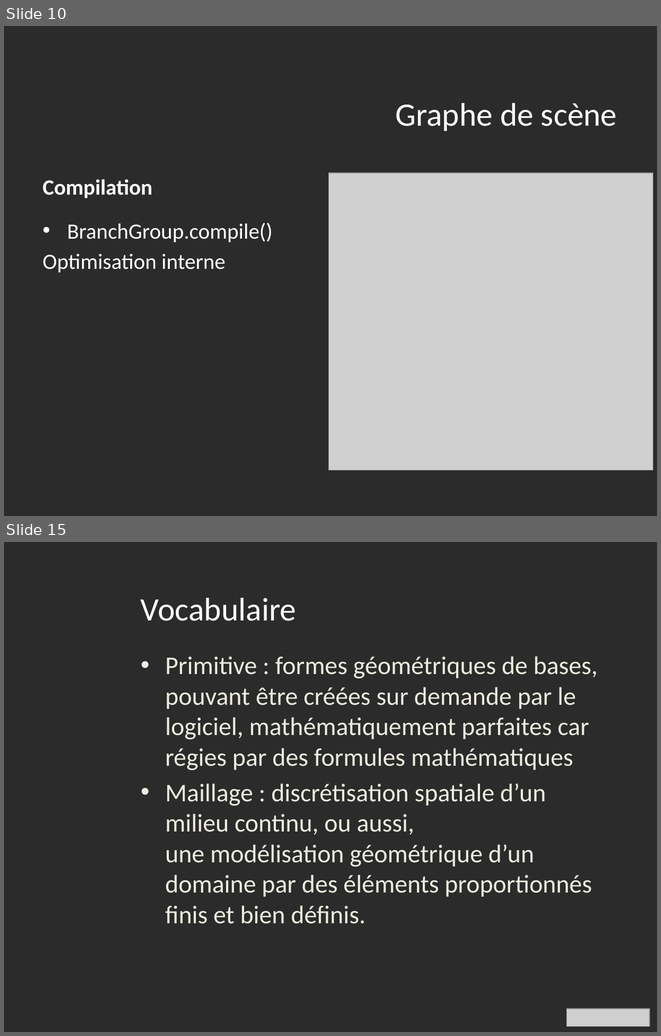
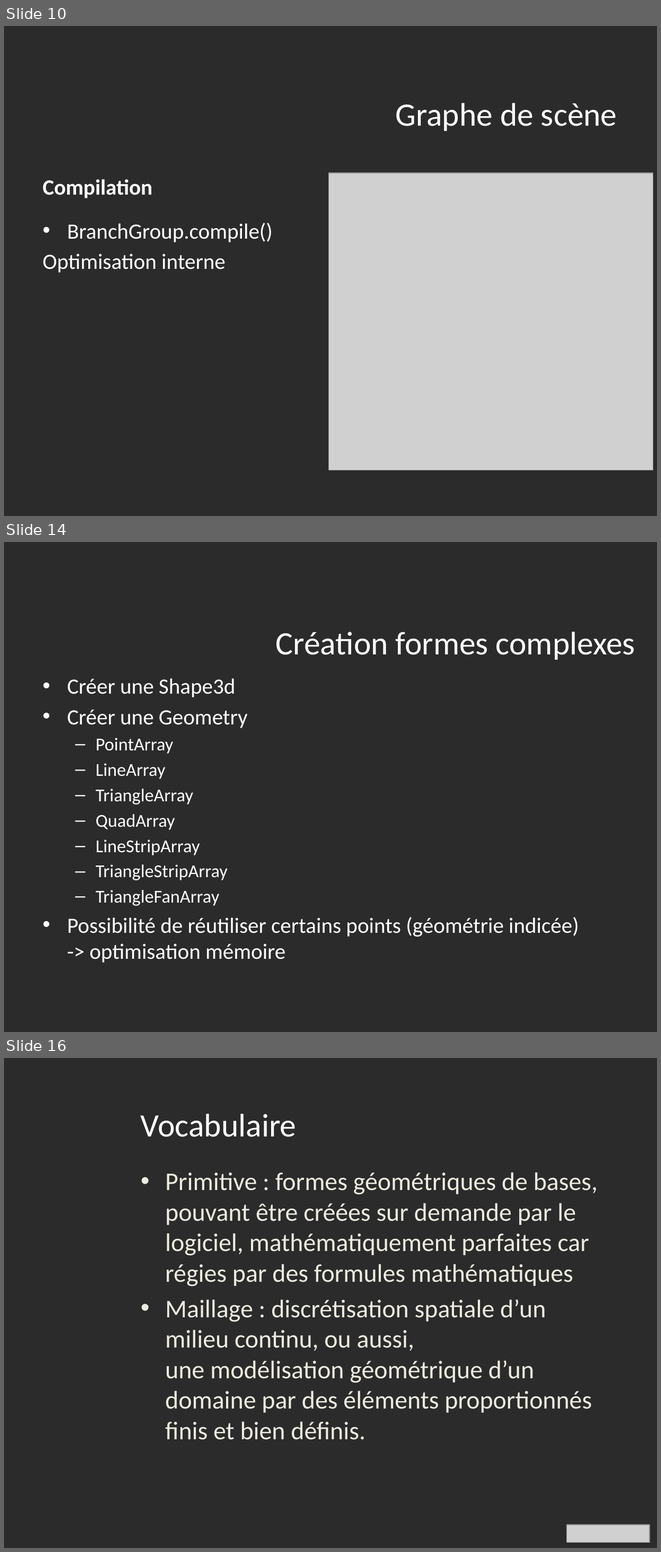
Before and after one commit to IlsanS/Math3D, a slide deck: powerpoint/Présentation1.pptx. Shown one above the other, each under a label of ours: slides 10 and 15 before the commit, slides 10, 14 and 16 after it; the slides between them are not shown. The pictures are 661x1036 and 661x1552 pixels, drawn with LibreOffice and Linux fonts; fonts in the diff are those of the drawing; grey boxes stand for pictures; background and template pictures are left out; a plain dark background stands for a picture behind light text. Boxes give left, top, right and bottom in pixels: in the first picture for what was removed or moved away, otherwise in the second. Text is boxed around its words. In the diff, an @@ line names an element or a change of style, - is before the commit and + after.

```diff
--- a/powerpoint/Présentation1.pptx
+++ b/powerpoint/Présentation1.pptx
@@ slide 14 added at [4,542,657,1032], background picture (left out) @@
@@ title added at [276,632,635,660], 36 pt, text #FFFFFF @@
+Création formes complexes
@@ text added at [67,678,579,962], 24 pt, text #FFFFFF @@
+• Créer une Shape3d
+• Créer une Geometry
+  – PointArray
+  – LineArray
+  – TriangleArray
+  – QuadArray
+  – LineStripArray
+  – TriangleStripArray
+  – TriangleFanArray
+• Possibilité de réutiliser certains points (géométrie indicée) -> optimisation mémoire
@@ what was slide 15 is now slide 16 @@
```
Also in this commit, not shown: 5 slides changed, 1 other slide added, 1 slide removed.
